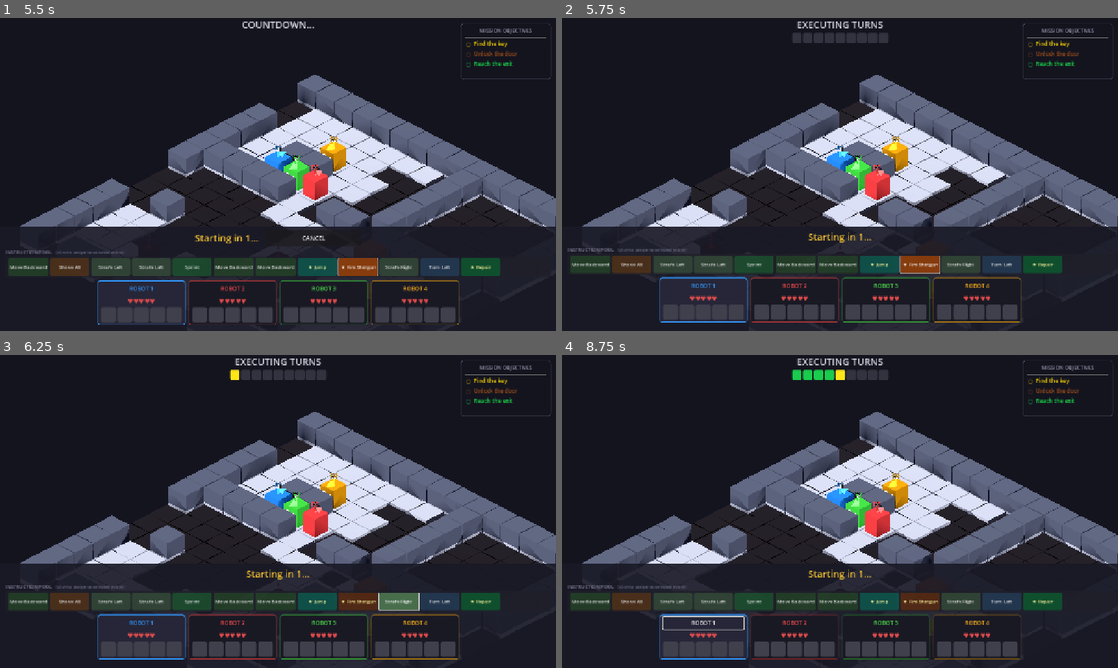
Above: before the commit, frames 1-4 (two rows, left to right).
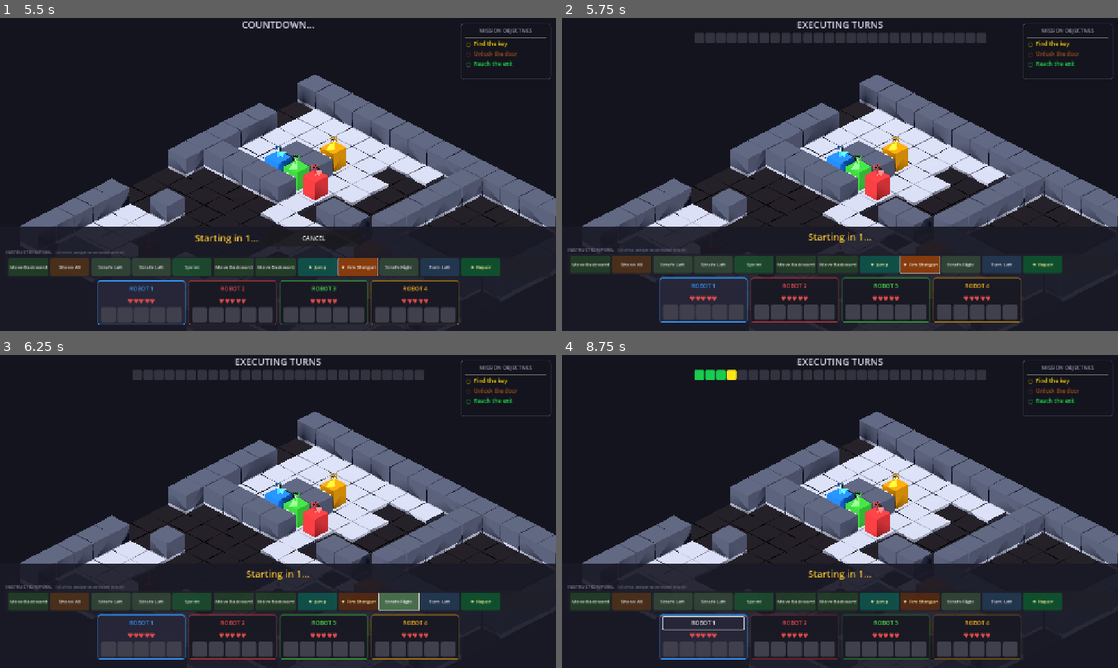
Above: after the commit, the same moments.

Repository: afaucher/goto
Game: Godot game, scene res://scenes/main.tscn
Same seed, same stepped clock (60 frames per second), same inputs: the game is played once before the commit and once after it.
Inputs:
- Up to frame 1 (5.5 s): click "START ROUND [Space]" at 0.5 s; click "Shove All" at 1.25 s; click "Strafe Left" at 2 s; click "Strafe Left" at 2.75 s; click "Sprint" at 3.5 s; click "★ Jump" at 4.25 s; click "★ Fire Shotgun" at 5 s
- Up to frame 2 (5.75 s): no input
- Up to frame 3 (6.25 s): click "Strafe Right" at 5.75 s
- Up to frame 4 (8.75 s): click "Turn Left" at 6.5 s; click "★ Repair" at 7.25 s; click "ROBOT 1" at 8 s

Frame 1 is identical in both runs. In frame 2, 1.0% of the frame differs, in the area x 23-77%, y 4-8%; in frame 3, 1.0%; in frame 4, 1.3%.

Commit message:
Compact instruction buffer, 3-round execution, slower steps
- Instruction buffer now compact: removing shifts left, no gaps
- Turn execution: 3 rounds, each entity executes one instruction per round
- Round-robin pattern: E1→E2→P1→E1→E2→P1→E1→E2→P1
- Execution delay increased 30% (0.6s -> 0.78s) for visual tracking
- pop_next_instruction always takes from index 0 and shifts

Diff:
--- a/scripts/game_manager.gd
+++ b/scripts/game_manager.gd
@@ -18,7 +18,7 @@
 var _countdown_timer: float = 0.0
 var _countdown_active: bool = false
 var _execution_timer: float = 0.0
-var _execution_delay: float = 0.6  # Seconds between each turn step
+var _execution_delay: float = 0.78  # Seconds between each turn step
 var _has_key: bool = false
 
 # Reference to the main scene for spawning entities
--- a/scripts/robot.gd
+++ b/scripts/robot.gd
@@ -201,32 +201,47 @@
 	return hp
 
 
-## Add an instruction to the first empty slot. Returns true if successful.
+## Add an instruction to the next empty slot (end of buffer). Returns true if successful.
 func add_instruction(instr: Instruction) -> bool:
-	for i: int in range(instruction_buffer.size()):
-		if instruction_buffer[i] == null:
-			instruction_buffer[i] = instr
-			return true
-	return false
-
-
-## Remove instruction from a specific slot and return it.
+	if instruction_buffer.size() >= hp:
+		# Check if there's a null at the end
+		for i: int in range(instruction_buffer.size()):
+			if instruction_buffer[i] == null:
+				instruction_buffer[i] = instr
+				return true
+		return false
+	# Buffer has room to grow
+	instruction_buffer.append(instr)
+	return true
+
+
+## Remove instruction from a specific slot, shift remaining left. Returns removed instruction.
 func remove_instruction(idx: int) -> Instruction:
 	if idx < 0 or idx >= instruction_buffer.size():
 		return null
 	var instr: Instruction = instruction_buffer[idx]
-	instruction_buffer[idx] = null
+	if instr == null:
+		return null
+	# Shift everything left
+	instruction_buffer.remove_at(idx)
+	# Pad with null at end to maintain buffer size = hp
+	while instruction_buffer.size() < hp:
+		instruction_buffer.append(null)
 	return instr
 
 
-## Get the next instruction to execute (first non-null).
+## Get the next instruction to execute (always index 0, then shift left).
 func pop_next_instruction() -> Instruction:
-	for i: int in range(instruction_buffer.size()):
-		if instruction_buffer[i] != null:
-			var instr: Instruction = instruction_buffer[i]
-			instruction_buffer[i] = null
-			return instr
-	return null
+	if instruction_buffer.is_empty():
+		return null
+	var instr: Instruction = instruction_buffer[0]
+	if instr == null:
+		return null
+	# Shift left
+	instruction_buffer.remove_at(0)
+	while instruction_buffer.size() < hp:
+		instruction_buffer.append(null)
+	return instr
 
 
 ## Take damage. Reduces HP, shrinks buffer, destroys instructions.
--- a/scripts/turn_engine.gd
+++ b/scripts/turn_engine.gd
@@ -14,7 +14,9 @@
 var _robots: Array[Robot] = []
 var _enemies: Array[Enemy] = []
 var _turn_order: Array = []  # Array of Node3D (Robot or Enemy)
-var _current_step: int = 0
+var _current_round: int = 0  # 0, 1, 2 (3 rounds total)
+var _current_entity_idx: int = 0  # Index within turn order for current round
+const MAX_ROUNDS: int = 3
 
 
 func setup(level: LevelGenerator, robots: Array[Robot], enemies: Array[Enemy]) -> void:
@@ -35,7 +37,8 @@
 			_turn_order.append(enemy)
 	# Shuffle
 	_turn_order.shuffle()
-	_current_step = 0
+	_current_round = 0
+	_current_entity_idx = 0
 	return _turn_order
 
 
@@ -51,24 +54,36 @@
 	return true
 
 
-## Execute one step (one entity's instruction). Returns true if more steps remain.
+## Execute one step (one entity's instruction in current round). Returns true if more steps remain.
 func execute_step() -> bool:
-	if _current_step >= _turn_order.size():
+	if _current_round >= MAX_ROUNDS:
 		round_complete.emit()
 		return false
 
-	var entity: Node3D = _turn_order[_current_step]
-	turn_started.emit(_current_step, _turn_order.size())
+	if _turn_order.is_empty():
+		round_complete.emit()
+		return false
+
+	var overall_step: int = _current_round * _turn_order.size() + _current_entity_idx
+	var total_steps: int = MAX_ROUNDS * _turn_order.size()
+	turn_started.emit(overall_step, total_steps)
+
+	var entity: Node3D = _turn_order[_current_entity_idx]
 
 	if entity is Robot:
 		_execute_robot_step(entity as Robot)
 	elif entity is Enemy:
 		_execute_enemy_step(entity as Enemy)
 
-	turn_step_complete.emit(_current_step)
-	_current_step += 1
-
-	if _current_step >= _turn_order.size():
+	turn_step_complete.emit(overall_step)
+
+	# Advance to next entity
+	_current_entity_idx += 1
+	if _current_entity_idx >= _turn_order.size():
+		_current_entity_idx = 0
+		_current_round += 1
+
+	if _current_round >= MAX_ROUNDS:
 		round_complete.emit()
 		return false
 	return true
@@ -329,11 +344,11 @@
 	return _turn_order
 
 
-## Get current step index.
+## Get current step index (overall, across all rounds).
 func get_current_step() -> int:
-	return _current_step
-
-
-## Get total steps in this round.
+	return _current_round * _turn_order.size() + _current_entity_idx
+
+
+## Get total steps in this execution (3 rounds × entities).
 func get_total_steps() -> int:
-	return _turn_order.size()
+	return MAX_ROUNDS * _turn_order.size()
